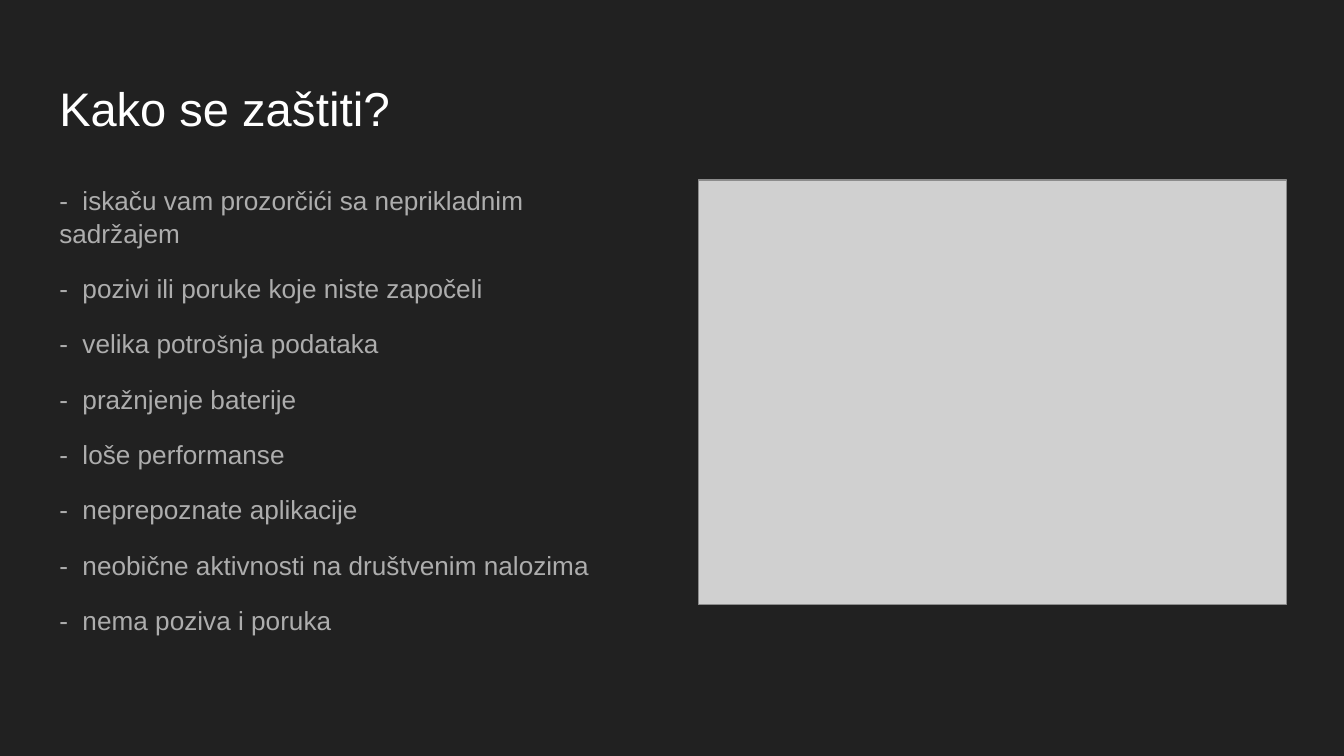
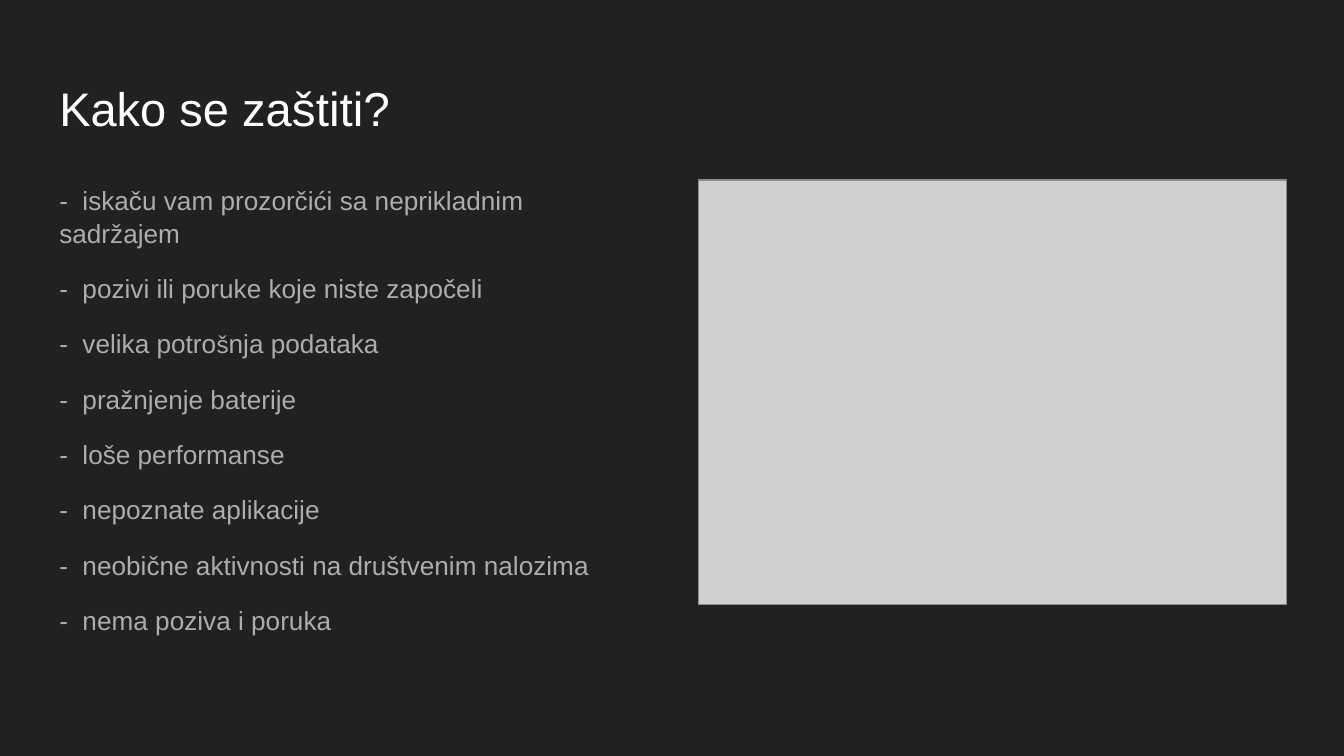
Before and after one commit to vukvuk21/RID, a slide deck: slide 13 of rid_2022_seminarski/mi18095_Nikola_Delic/2_predavanje/Hakovanje.pptx. Drawn at 1344x756 pixels with LibreOffice and Linux fonts; fonts in the diff are those of the drawing; grey boxes stand for pictures. Boxes give left, top, right and bottom in pixels: in the first picture for what was removed or moved away, otherwise in the second. Text is boxed around its words. In the diff, an @@ line names an element or a change of style, - is before the commit and + after.

```diff
--- a/rid_2022_seminarski/mi18095_Nikola_Delic/2_predavanje/Hakovanje.pptx
+++ b/rid_2022_seminarski/mi18095_Nikola_Delic/2_predavanje/Hakovanje.pptx
@@ text at (82,500,320,525): text changed @@
-- neprepoznate aplikacije
+- nepoznate aplikacije
```
Also in this commit, not shown: 1 other slide changed.
